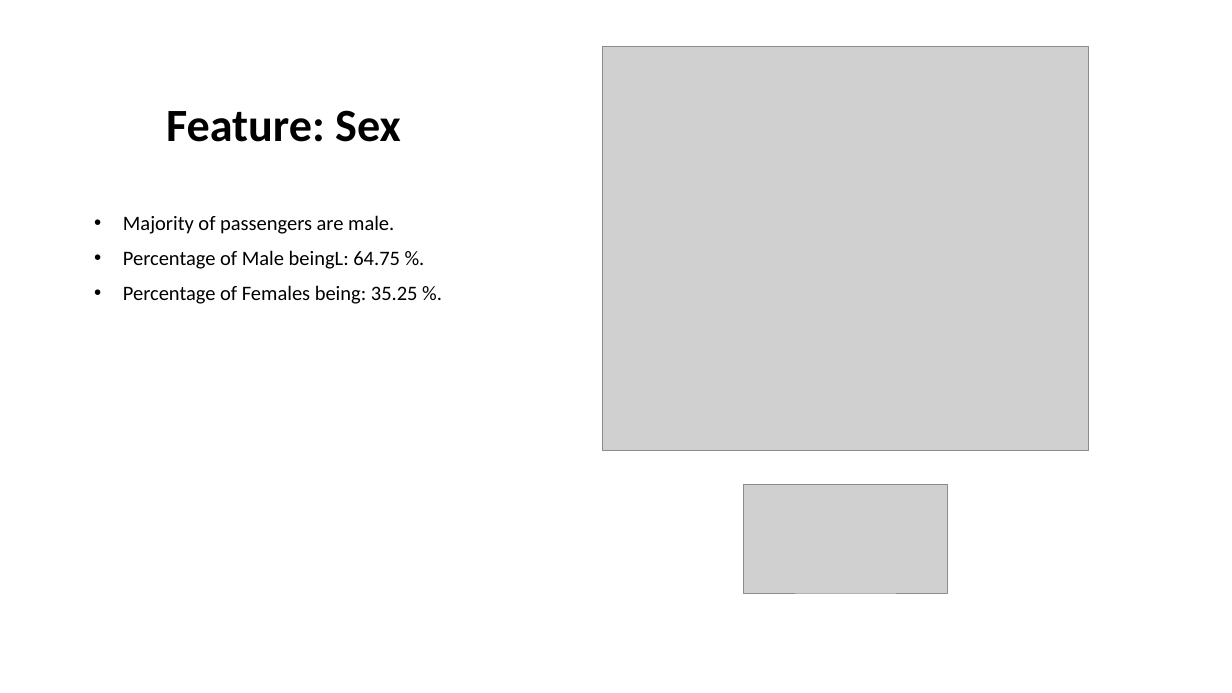
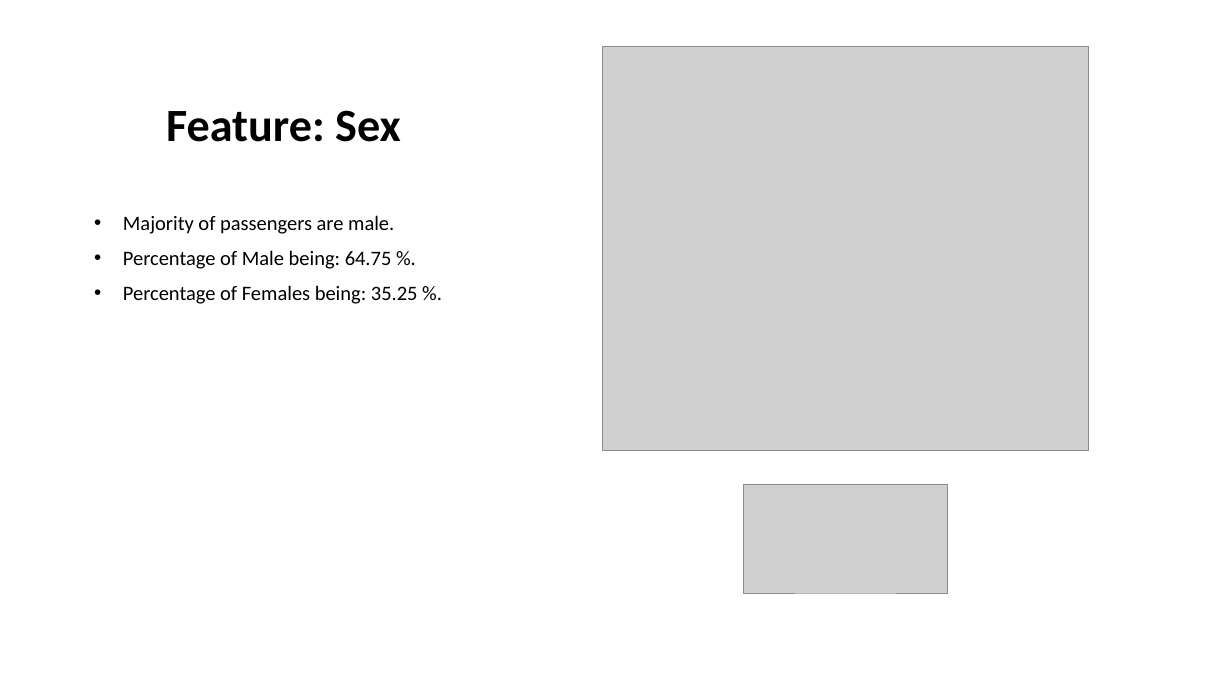
Before and after one commit to Visque/Titanic, a slide deck: slide 8 of ppt.pptm. Drawn at 1232x693 pixels with LibreOffice and Linux fonts; fonts in the diff are those of the drawing; grey boxes stand for pictures. Boxes give left, top, right and bottom in pixels: in the first picture for what was removed or moved away, otherwise in the second. Text is boxed around its words. In the diff, an @@ line names an element or a change of style, - is before the commit and + after.

```diff
--- a/ppt.pptm
+++ b/ppt.pptm
@@ text at (123,250,392,269): text changed @@
-• Percentage of Male beingL: 64.75 %.
+• Percentage of Male being: 64.75 %.
```
Also in this commit, not shown: 2 other slides changed, 12 slides added, 1 slide removed.
